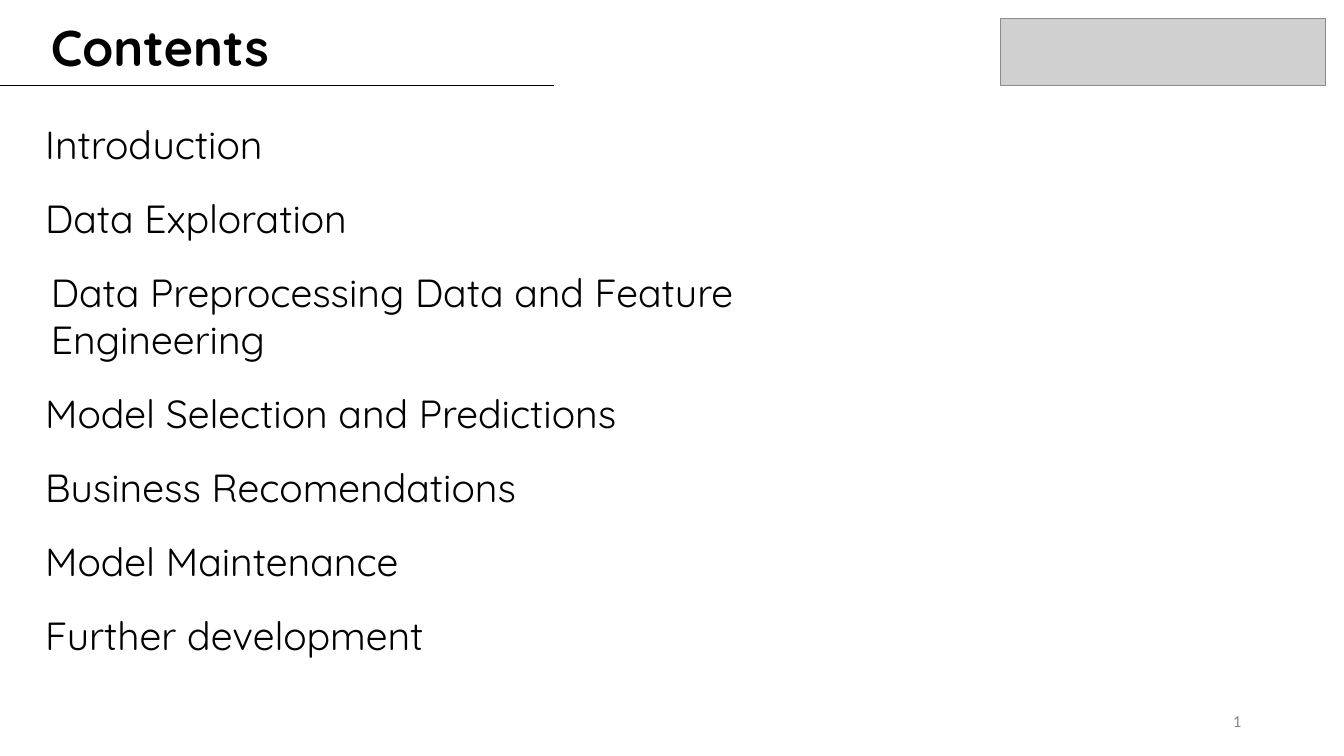
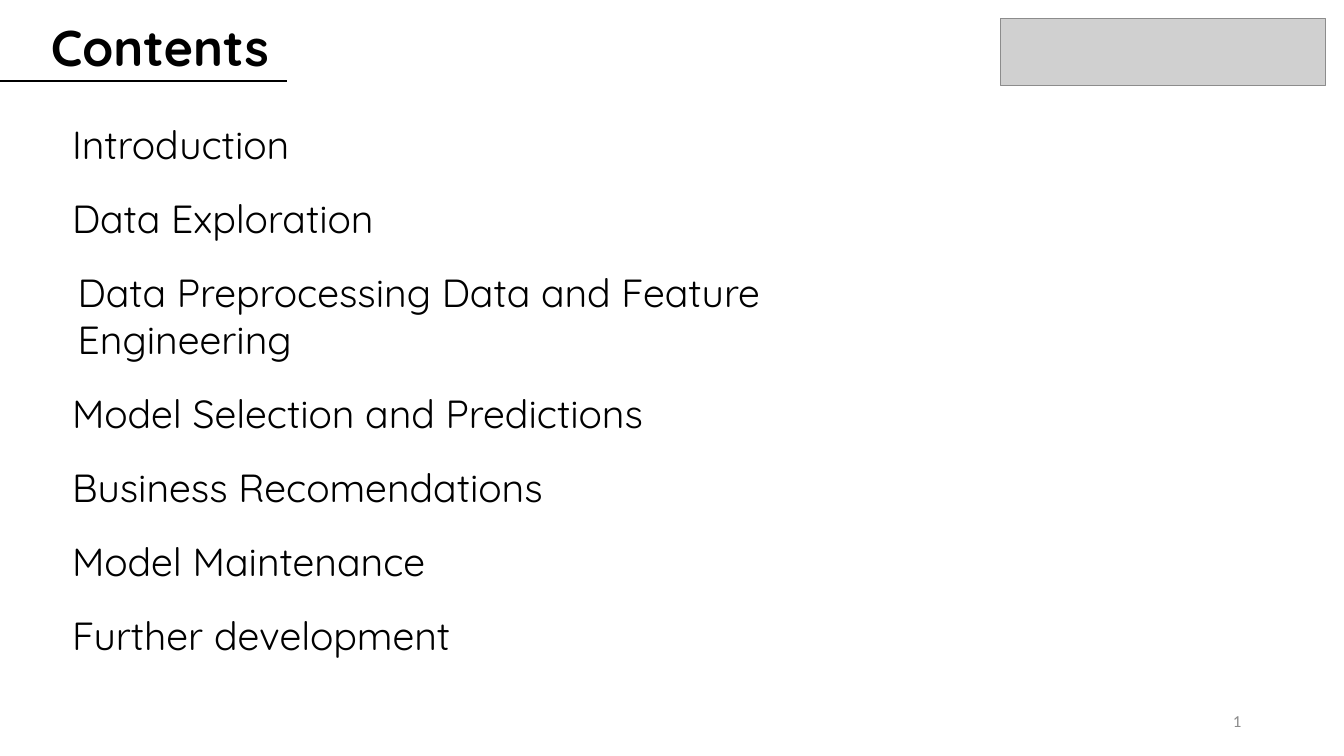
Before and after one commit to juanbeta98/DataScienceStudyCase, a slide deck: slide 2 of BMW ML Case Study.pptx. Drawn at 1344x756 pixels with LibreOffice and Linux fonts; fonts in the diff are those of the drawing; grey boxes stand for pictures. Boxes give left, top, right and bottom in pixels: in the first picture for what was removed or moved away, otherwise in the second. Text is boxed around its words. In the diff, an @@ line names an element or a change of style, - is before the commit and + after.

```diff
--- a/BMW ML Case Study.pptx
+++ b/BMW ML Case Study.pptx
@@ line moved from (0, 85) - (555, 85) to (0, 80) - (287, 80) @@
@@ line added from (0, 82) to (287, 82), #000000 0.5 pt @@
@@ text "Data Preprocessing Data and Feature ...": place and size @@
-text "Data Preprocessing Data and Feature ..." at <box>51,278,734,362</box>
+text "Data Preprocessing Data and Feature ..." at <box>78,278,760,362</box>
@@ 6 texts: place and size @@
-6 texts at <box>45,130,616,658</box>
+6 texts at <box>72,130,643,658</box>
```
Also in this commit, not shown: 1 other slide changed, 9 slides added, 1 other file.
